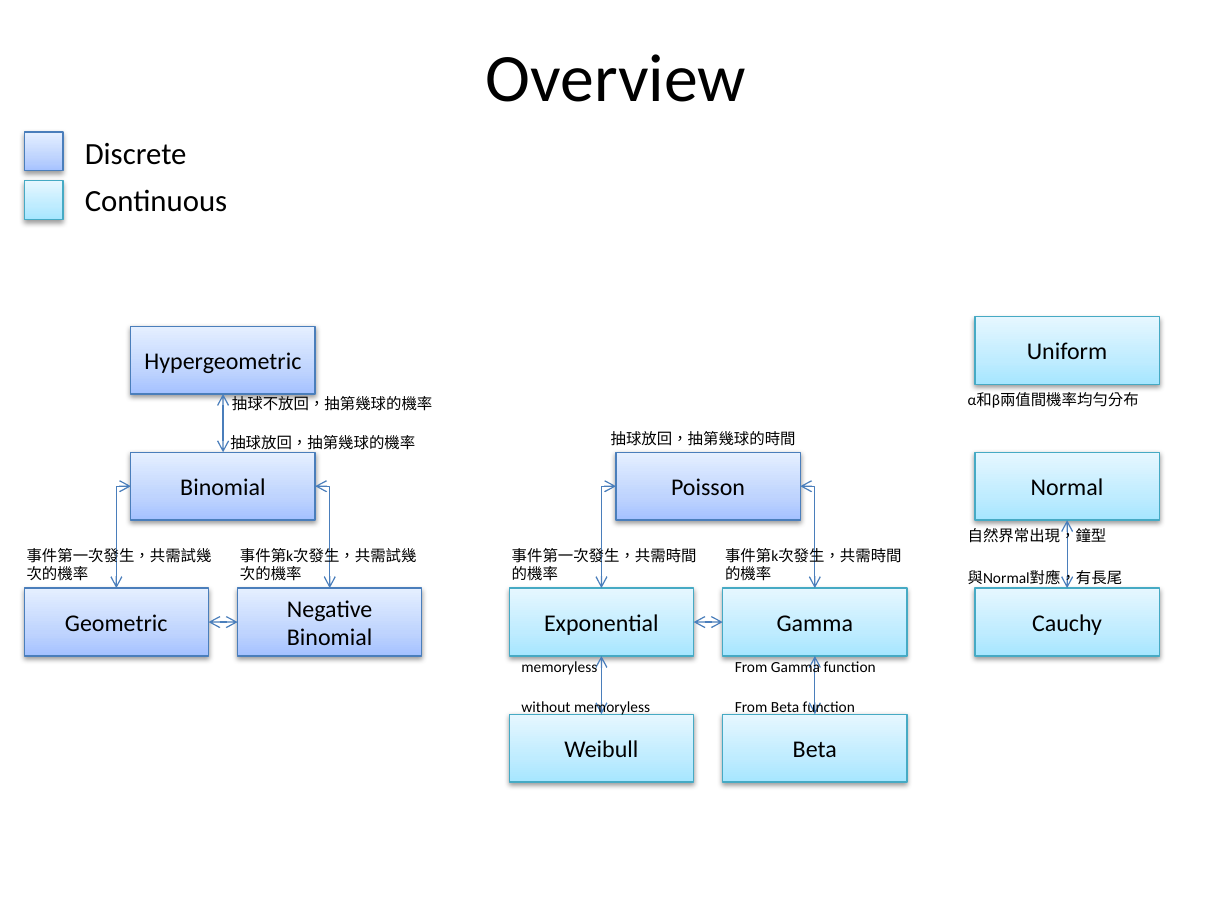
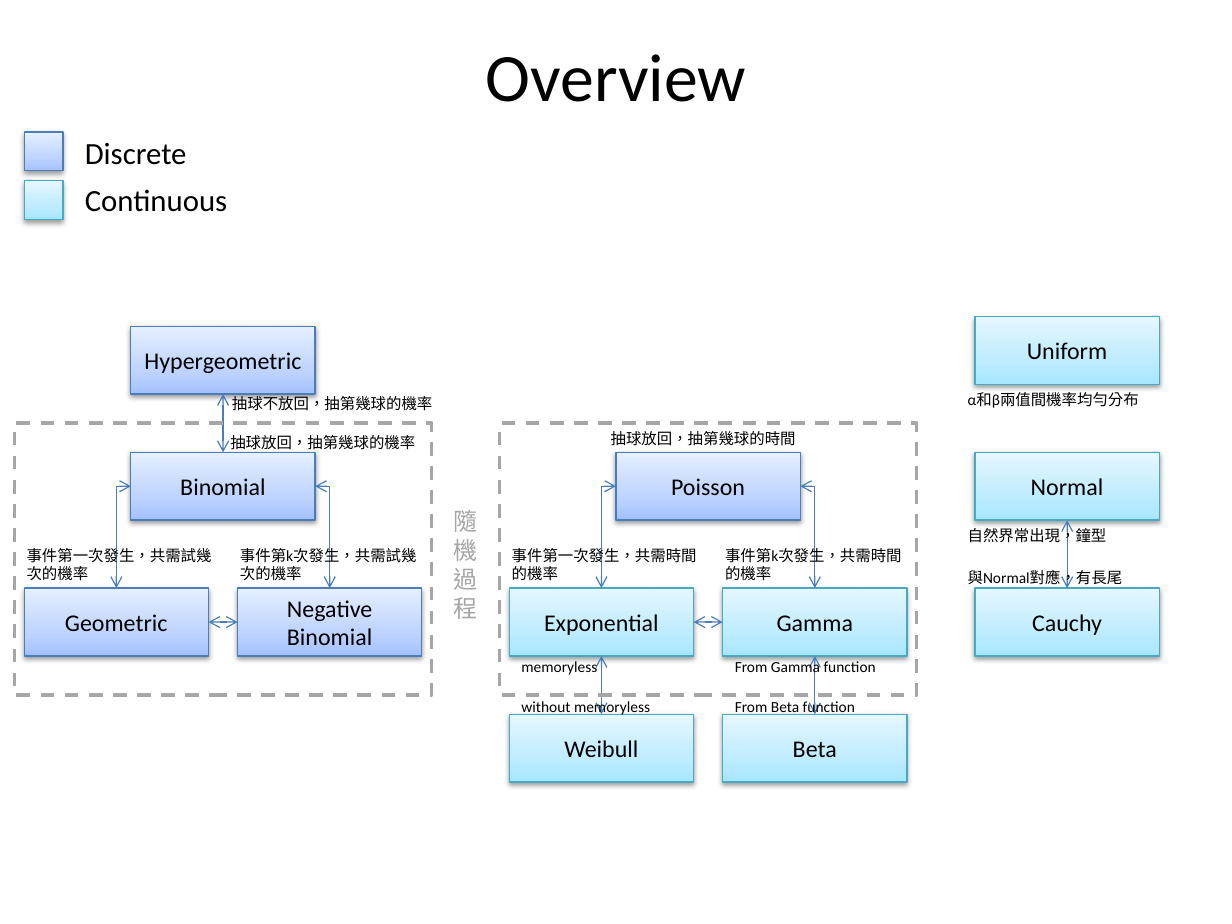
Before and after one commit to fuchingy/data_science, a slide deck: slide 30 of probability/doc/random_variable_distribution.pptx (slide 28 before the commit). Drawn at 1232x924 pixels with LibreOffice and Linux fonts; fonts in the diff are those of the drawing. Boxes give left, top, right and bottom in pixels: in the first picture for what was removed or moved away, otherwise in the second. Text is boxed around its words. In the diff, an @@ line names an element or a change of style, - is before the commit and + after.

```diff
--- a/probability/doc/random_variable_distribution.pptx
+++ b/probability/doc/random_variable_distribution.pptx
@@ rectangle added at [15,424,432,695], outline #A6A6A6 2 pt dashed @@
@@ rectangle added at [500,424,918,695], outline #A6A6A6 2 pt dashed @@
@@ text added at [453,510,477,619], 14 pt, text #A6A6A6 @@
+隨
+機
+過
+程
```
Also in this commit, not shown: 4 other slides changed, 2 slides added, 1 other file.
